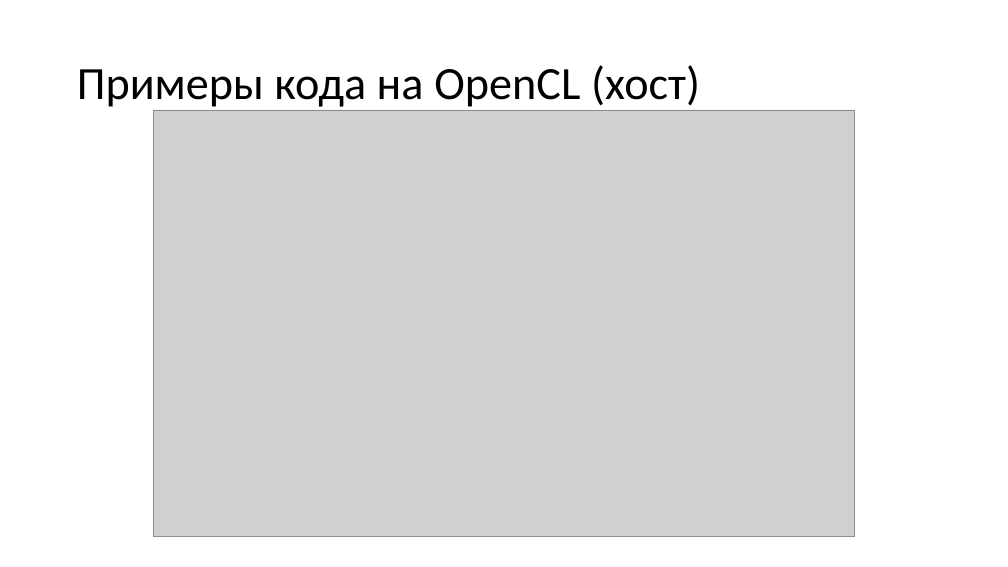
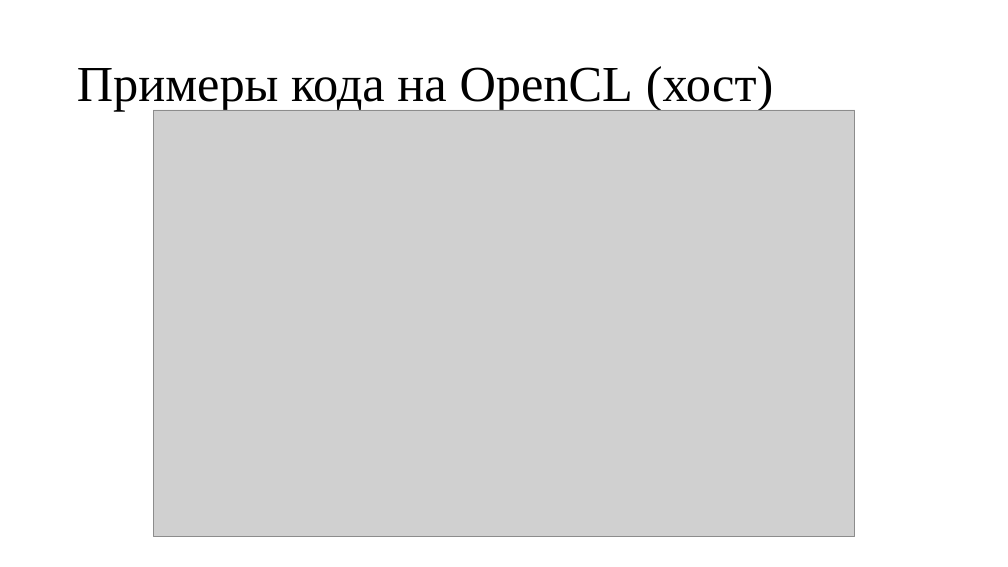
Before and after one commit to pezkov/gpu_course, a slide deck: slide 17 of presentations/Вычисления на GPU.pptx. Drawn at 1008x567 pixels with LibreOffice and Linux fonts; fonts in the diff are those of the drawing; grey boxes stand for pictures. Boxes give left, top, right and bottom in pixels: in the first picture for what was removed or moved away, otherwise in the second. Text is boxed around its words. In the diff, an @@ line names an element or a change of style, - is before the commit and + after.

```diff
--- a/presentations/Вычисления на GPU.pptx
+++ b/presentations/Вычисления на GPU.pptx
@@ title "Примеры кода на OpenCL (хост)" at bbox=[77, 66, 774, 111]: size 44 to 48 pt, font Calibri to Times New Roman @@
```
Also in this commit, not shown: 20 other slides changed, 1 other file.
